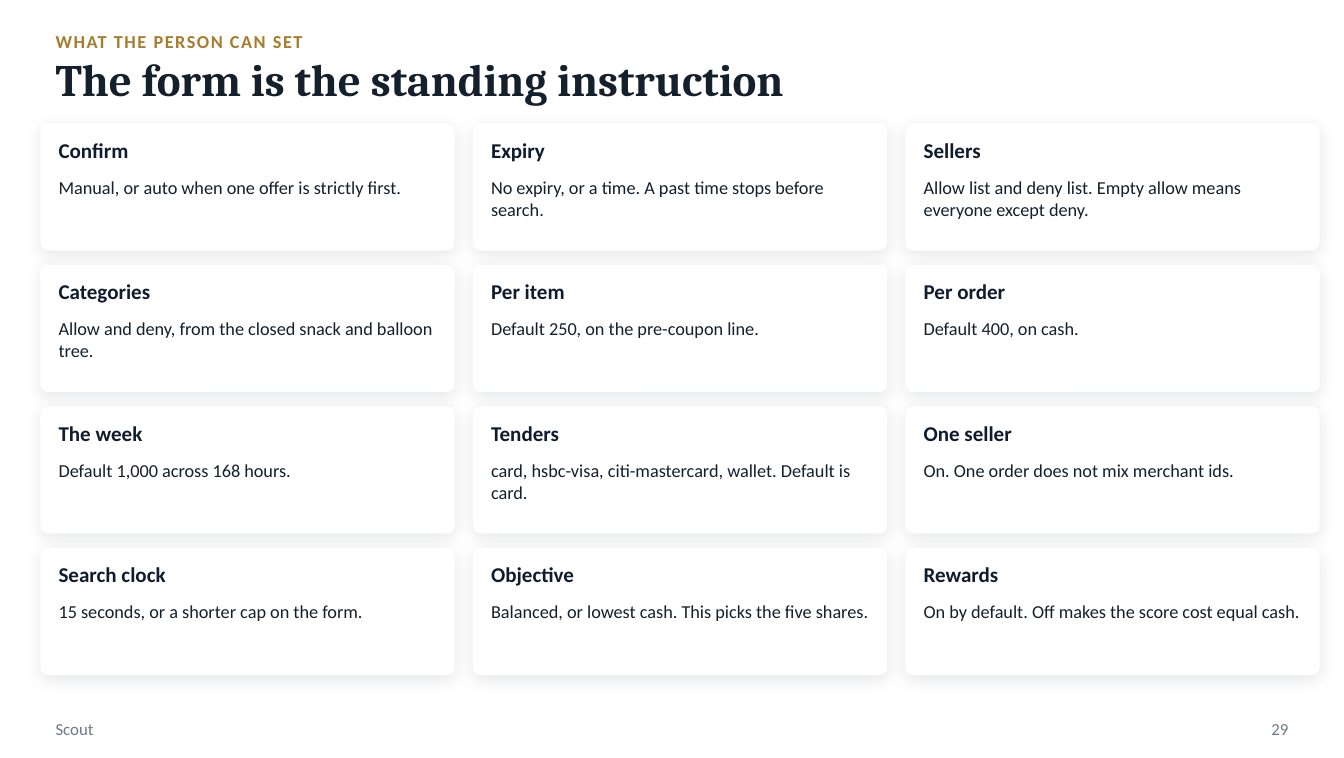
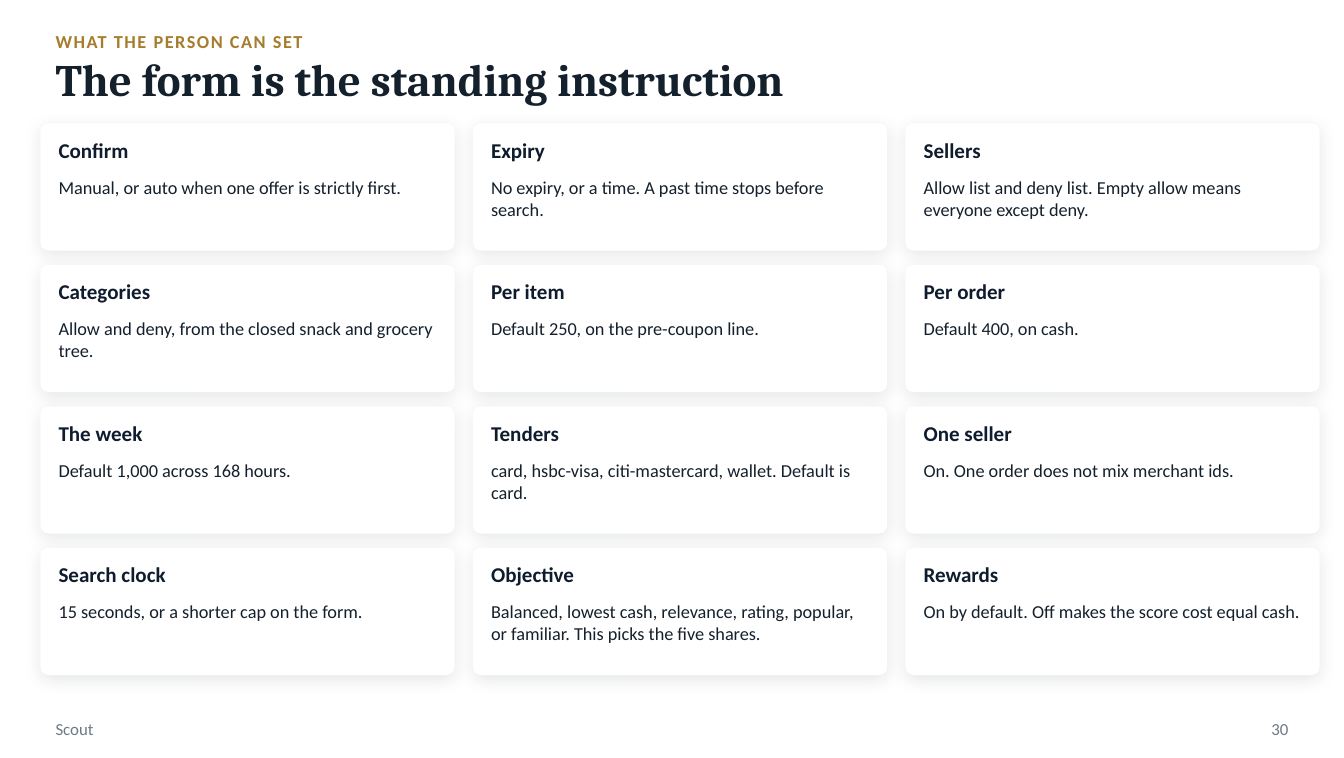
Before and after one commit to jaccokwok/Agentic-Commerce, a slide deck: slide 30 of tasks/artifacts/scout-judges.pptx (slide 29 before the commit). Drawn at 1344x758 pixels with LibreOffice and Linux fonts; fonts in the diff are those of the drawing. Boxes give left, top, right and bottom in pixels: in the first picture for what was removed or moved away, otherwise in the second. Text is boxed around its words. In the diff, an @@ line names an element or a change of style, - is before the commit and + after.

```diff
--- a/tasks/artifacts/scout-judges.pptx
+++ b/tasks/artifacts/scout-judges.pptx
@@ text at <box>59,322,433,357</box>: text changed @@
-Allow and deny, from the closed snack and balloon tree.
+Allow and deny, from the closed snack and grocery tree.
@@ text at <box>491,605,854,643</box>: text changed @@
-Balanced, or lowest cash. This picks the five shares.
+Balanced, lowest cash, relevance, rating, popular, or familiar. This picks the five shares.
@@ text at <box>1271,724,1288,735</box>: text changed @@
-29
+30
```
Also in this commit, not shown: 14 other slides changed, 1 slide added, 32 other files.
